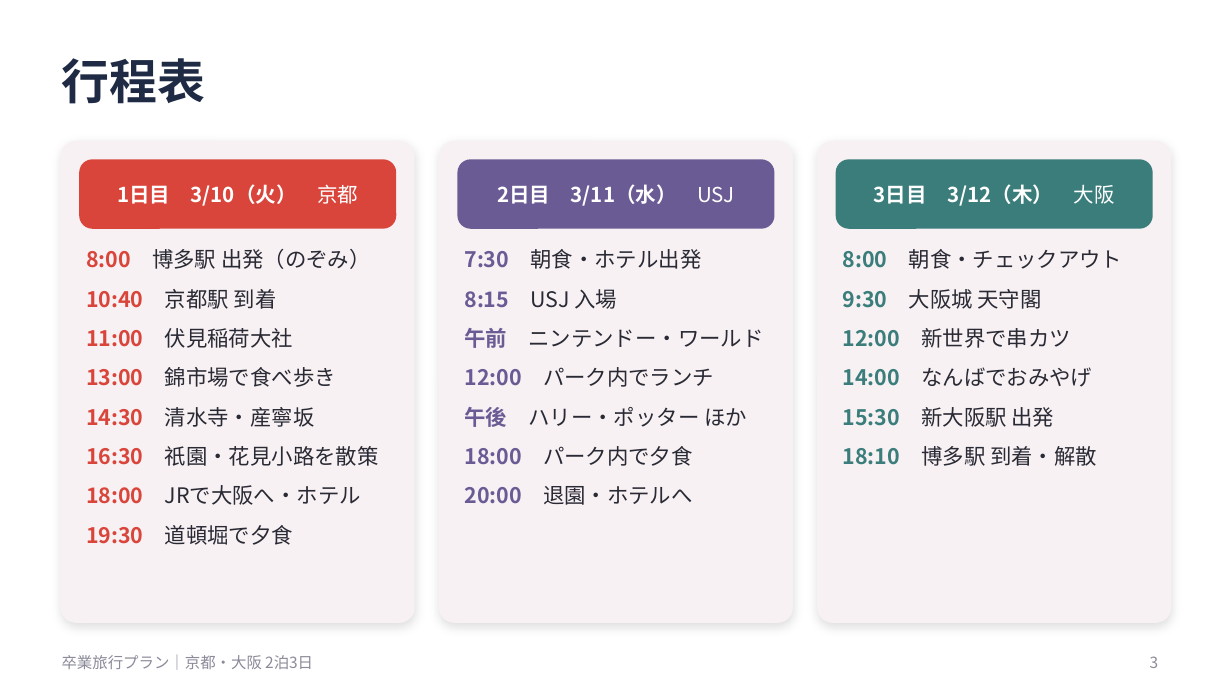
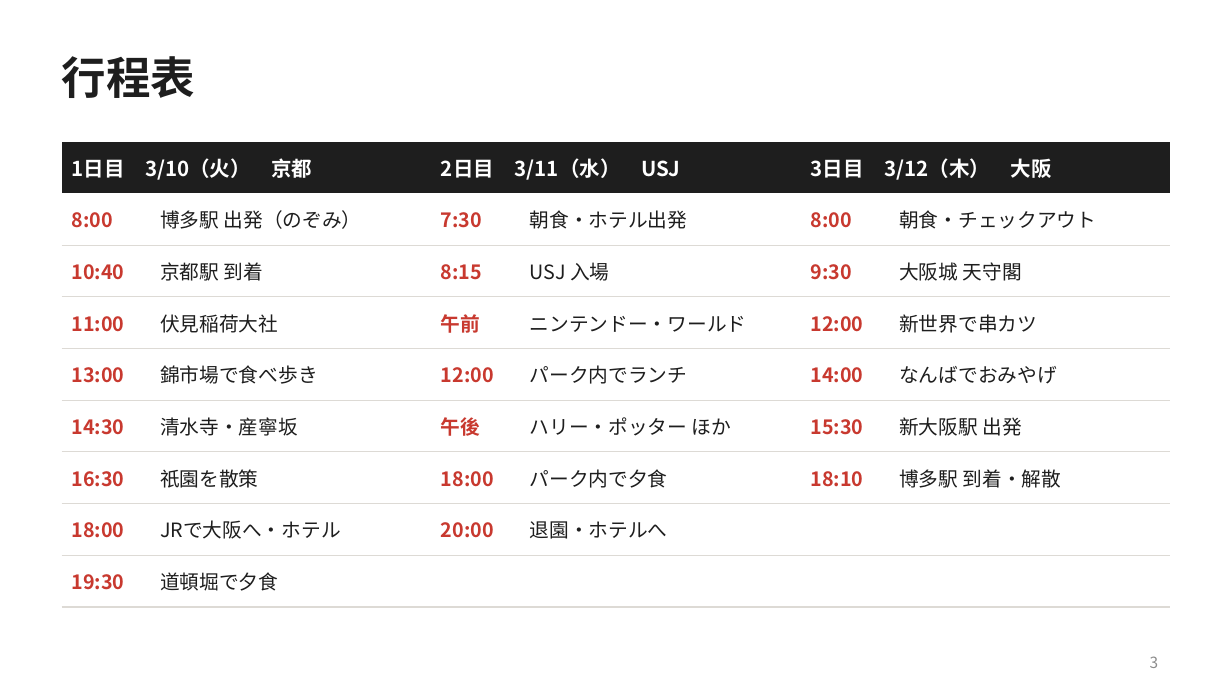
Before and after one commit to devnull0316/devnull-studio, a slide deck: slide 3 of 卒業旅行課題/卒業旅行プラン.pptx. Drawn at 1232x693 pixels with LibreOffice and Linux fonts; fonts in the diff are those of the drawing. Boxes give left, top, right and bottom in pixels: in the first picture for what was removed or moved away, otherwise in the second. Text is boxed around its words. In the diff, an @@ line names an element or a change of style, - is before the commit and + after.

```diff
--- a/卒業旅行課題/卒業旅行プラン.pptx
+++ b/卒業旅行課題/卒業旅行プラン.pptx
@@ title "行程表" at [62,56,195,98]: size 28 to 26 pt, text colour #1F2A44 to #1E1E1E @@
@@ rounded rectangle removed at [62,142,414,622] @@
@@ table added at [62,142,1170,595], 9 rows, 6 columns @@
+1日目 3/10（火） 京都 |  | 2日目 3/11（水） USJ |  | 3日目 3/12（木） 大阪 | 
+8:00 | 博多駅 出発（のぞみ） | 7:30 | 朝食・ホテル出発 | 8:00 | 朝食・チェックアウト
+10:40 | 京都駅 到着 | 8:15 | USJ 入場 | 9:30 | 大阪城 天守閣
+11:00 | 伏見稲荷大社 | 午前 | ニンテンドー・ワールド | 12:00 | 新世界で串カツ
+13:00 | 錦市場で食べ歩き | 12:00 | パーク内でランチ | 14:00 | なんばでおみやげ
+14:30 | 清水寺・産寧坂 | 午後 | ハリー・ポッター ほか | 15:30 | 新大阪駅 出発
+16:30 | 祇園を散策 | 18:00 | パーク内で夕食 | 18:10 | 博多駅 到着・解散
+18:00 | JRで大阪へ・ホテル | 20:00 | 退園・ホテルへ |  | 
+19:30 | 道頓堀で夕食 |  |  |  | 
@@ rounded rectangle removed at [440,142,792,622] @@
@@ rounded rectangle removed at [818,142,1170,622] @@
@@ rounded rectangle removed at [80,160,395,228] @@
@@ rounded rectangle removed at [458,160,774,228] @@
@@ rounded rectangle removed at [837,160,1152,228] @@
@@ text removed at [117,184,358,206] @@
-1日目 3/10（火） 京都
@@ text removed at [497,184,734,206] @@
-2日目 3/11（水） USJ
@@ text removed at [874,184,1115,206] @@
-3日目 3/12（木） 大阪
@@ text removed at [86,249,379,545] @@
-8:00 博多駅 出発（のぞみ）
-10:40 京都駅 到着
-11:00 伏見稲荷大社
-13:00 錦市場で食べ歩き
-14:30 清水寺・産寧坂
-16:30 祇園・花見小路を散策
-18:00 JRで大阪へ・ホテル
-19:30 道頓堀で夕食
@@ text removed at [464,249,764,505] @@
-7:30 朝食・ホテル出発
-8:15 USJ 入場
-午前 ニンテンドー・ワールド
-12:00 パーク内でランチ
-午後 ハリー・ポッター ほか
-18:00 パーク内で夕食
-20:00 退園・ホテルへ
@@ text removed at [843,249,1123,466] @@
-8:00 朝食・チェックアウト
-9:30 大阪城 天守閣
-12:00 新世界で串カツ
-14:00 なんばでおみやげ
-15:30 新大阪駅 出発
-18:10 博多駅 到着・解散
@@ text removed at [62,655,313,669] @@
-卒業旅行プラン｜京都・大阪 2泊3日
```
Also in this commit, not shown: 7 other slides changed, 2 slides added, 1 slide removed, 1 other file.
